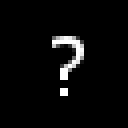
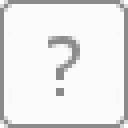
The second (128, 128) image is a revision of the first. Changes to its layers:
painted on "?" over 48, 36, 84, 96
renamed "Background" to "gba.bmp", painted on it over 0, 0, 128, 128
